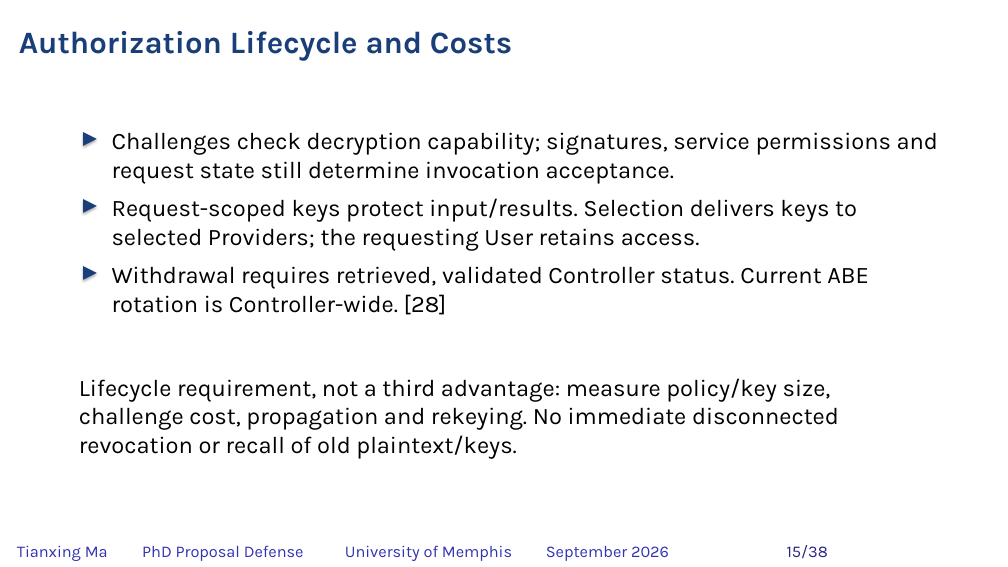
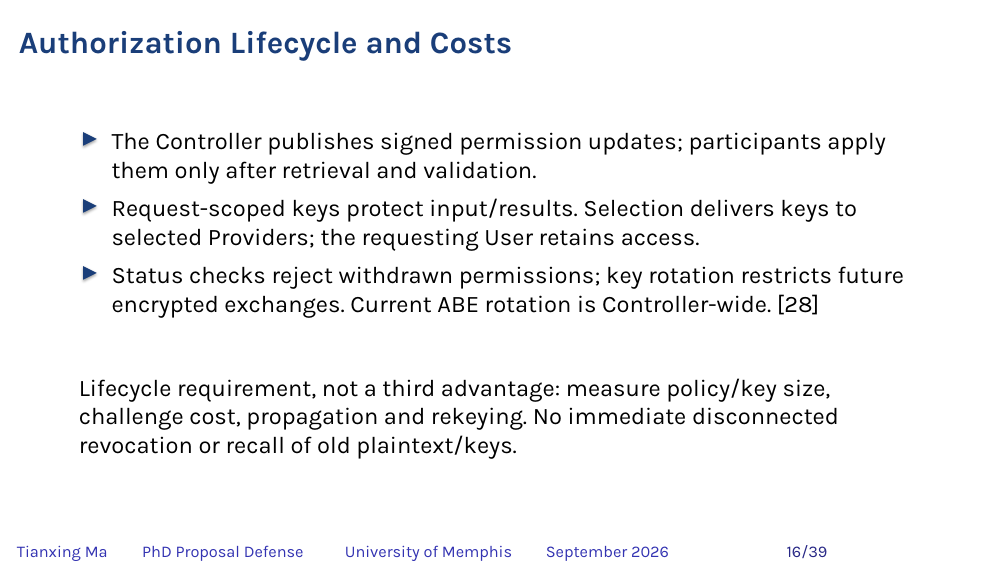
Before and after one commit to matianxing1992/NDN_Service_Framework, a slide deck: slide 16 of docs/PAPER/proposal-defense/slides/NDNSF_proposal_hybrid_editable.pptx (slide 15 before the commit). Drawn at 1008x567 pixels with LibreOffice and Linux fonts; fonts in the diff are those of the drawing; background and template pictures are left out. Boxes give left, top, right and bottom in pixels: in the first picture for what was removed or moved away, otherwise in the second. Text is boxed around its words. In the diff, an @@ line names an element or a change of style, - is before the commit and + after.

```diff
--- a/docs/PAPER/proposal-defense/slides/NDNSF_proposal_hybrid_editable.pptx
+++ b/docs/PAPER/proposal-defense/slides/NDNSF_proposal_hybrid_editable.pptx
@@ text at [112, 132, 885, 184]: text changed @@
-Challenges check decryption capability; signatures, service permissions and request state still determine invocation acceptance.
+The Controller publishes signed permission updates; participants apply them only after retrieval and validation.
@@ text at [112, 266, 904, 318]: text changed @@
-Withdrawal requires retrieved, validated Controller status. Current ABE rotation is Controller-wide. [28]
+Status checks reject withdrawn permissions; key rotation restricts future encrypted exchanges. Current ABE rotation is Controller-wide. [28]
@@ text at [787, 545, 828, 558]: text changed @@
-15/38
+16/39
```
Also in this commit, not shown: 36 other slides changed, 1 slide added, 25 other files.
